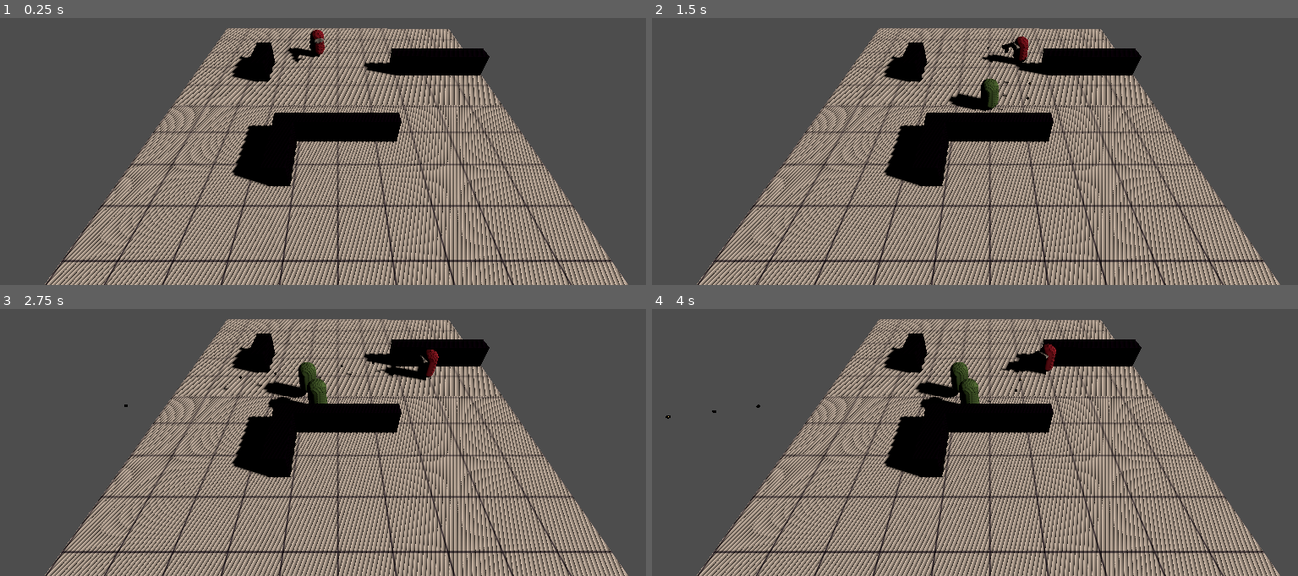
Above: before the commit, frames 1-4 (two rows, left to right).
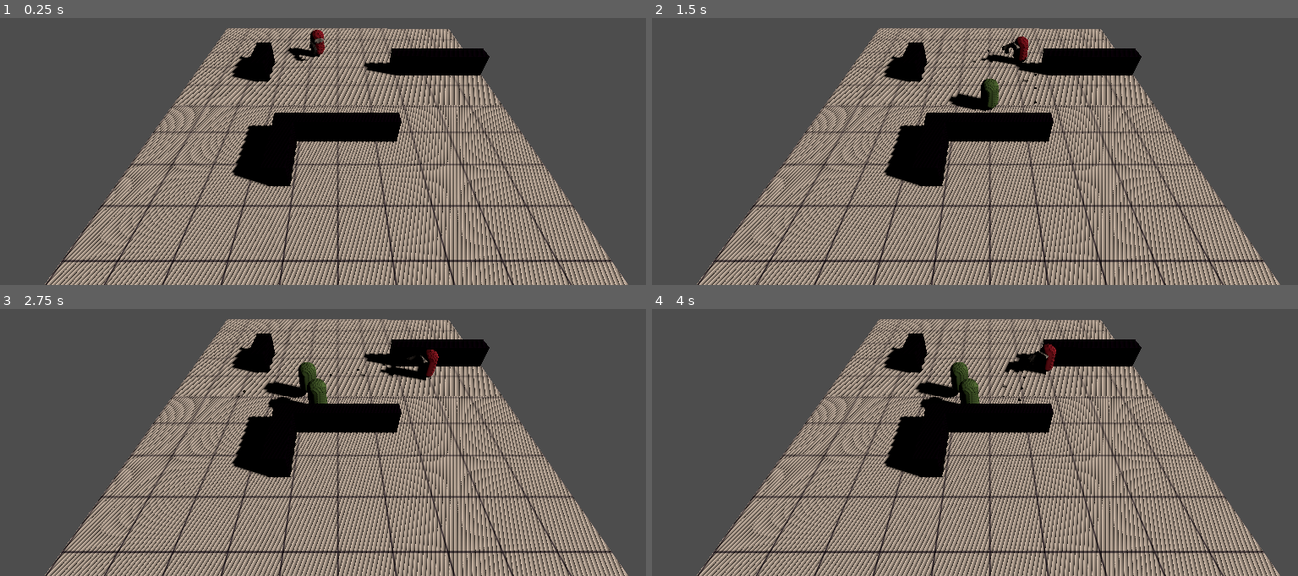
Above: after the commit, the same moments.

Repository: wukerplank/my_little_farm
Game: Godot game, scene res://Level/level.tscn
Same seed, same stepped clock (60 frames per second), same inputs: the game is played once before the commit and once after it. Before the commit the project starts from res://level.tscn.
Inputs (mouse positions are in pixels of both pictures, inside the frame that each line leads up to):
- Up to frame 1 (0.25 s): no input
- Up to frame 2 (1.5 s): tap Enter at 0.5 s; move the mouse to (1136, 76) at 0.52 s; press the mouse at (1136, 76) at 0.53 s; hold D (ui_right) 0.53-1.28 s; move the mouse to (852, 114) at 1.27 s; release the mouse at (852, 114) at 1.28 s; hold S (ui_down) from 1.28 s (still down); click (852, 114) at 1.35 s
- Up to frame 3 (2.75 s): move the mouse to (outside the picture) at 2.02 s; release S (ui_down) at 2.03 s; press the mouse at (outside the picture) at 2.03 s; hold D (ui_right) from 2.03 s (still down)
- Up to frame 4 (4 s): move the mouse to (955, 461) at 2.77 s; release D (ui_right) at 2.78 s; release the mouse at (955, 461) at 2.78 s; hold W (ui_up) 2.78-3.53 s; click (955, 461) at 2.85 s; move the mouse to (1194, 442) at 3.52 s; press the mouse at (1194, 442) at 3.53 s; hold A (ui_left) from 3.53 s (still down)

The runs differ from the first frame. In frame 1, less than 0.1% of the frame differs, in the area x 45-50%, y 8-17%; in frame 2, less than 0.1%; in frame 3, less than 0.1%, in the area x 19-64%, y 17-37%; in frame 4, less than 0.1%.
Error before the commit: Invalid call. Nonexistent function 'set_target_location' in base 'NavigationAgent3D'. (res://Enemy.gd:76)
Error after the commit: Invalid call. Nonexistent function 'set_target_location' in base 'NavigationAgent3D'. (res://Enemy/Enemy.gd:76)

Commit message:
Lesson 8: Loose Ends

Diff:
--- a/Enemy.tscn
+++ b/Enemy/Enemy.tscn
@@ -1,7 +1,7 @@
-[gd_scene load_steps=8 format=3 uid="uid://bnx21rfx2c026"]
+[gd_scene load_steps=8 format=3 uid="uid://bowrpr20qwkx5"]
 
-[ext_resource type="Script" path="res://Enemy.gd" id="1_ud0gt"]
-[ext_resource type="PackedScene" uid="uid://hy4p6ul3djkf" path="res://Stats.tscn" id="2_qel6i"]
+[ext_resource type="Script" path="res://Enemy/Enemy.gd" id="1_vbu2e"]
+[ext_resource type="PackedScene" path="res://Stats.tscn" id="2_hc5pf"]
 
 [sub_resource type="CapsuleMesh" id="CapsuleMesh_w4tdc"]
 
@@ -17,7 +17,7 @@
 [node name="Enemy" type="CharacterBody3D"]
 collision_layer = 4
 collision_mask = 5
-script = ExtResource("1_ud0gt")
+script = ExtResource("1_vbu2e")
 
 [node name="Body" type="MeshInstance3D" parent="."]
 transform = Transform3D(1, 0, 0, 0, 1, 0, 0, 0, 1, 0, 1, 0)
@@ -45,7 +45,7 @@
 [node name="PathUpdateTimer" type="Timer" parent="."]
 autostart = true
 
-[node name="Stats" parent="." instance=ExtResource("2_qel6i")]
+[node name="Stats" parent="." instance=ExtResource("2_hc5pf")]
 max_hit_points = 10
 
 [node name="AttackRadius" type="Area3D" parent="."]
--- /dev/null
+++ b/Level/LevelGrid.tres
@@ -0,0 +1,10 @@
+[gd_resource type="StandardMaterial3D" load_steps=2 format=3]
+
+[ext_resource type="Texture2D" path="res://Level/ground-grid.png" id="1_cbylw"]
+
+[resource]
+albedo_texture = ExtResource("1_cbylw")
+roughness = 0.3
+uv1_scale = Vector3(0.5, 0.5, 0.5)
+uv1_triplanar = true
+uv1_world_triplanar = true
--- a/level.tscn
+++ b/Level/level.tscn
@@ -1,11 +1,11 @@
-[gd_scene load_steps=9 format=3 uid="uid://3ovekprw4lpg"]
+[gd_scene load_steps=9 format=3]
 
 [ext_resource type="Script" path="res://main.gd" id="1_17tqw"]
-[ext_resource type="PackedScene" uid="uid://3pyoddi7wvtl" path="res://Player.tscn" id="2_o4unc"]
-[ext_resource type="Material" uid="uid://berjf0a63f6ml" path="res://LevelGrid.tres" id="4_ex1lc"]
-[ext_resource type="PackedScene" uid="uid://bnx21rfx2c026" path="res://Enemy.tscn" id="5_h66oa"]
-[ext_resource type="Script" path="res://Spawner.gd" id="5_tsm0c"]
-[ext_resource type="Script" path="res://Wave.gd" id="6_drcsy"]
+[ext_resource type="PackedScene" path="res://Player/Player.tscn" id="2_o4unc"]
+[ext_resource type="Material" path="res://Level/LevelGrid.tres" id="4_ex1lc"]
+[ext_resource type="PackedScene" uid="uid://bowrpr20qwkx5" path="res://Enemy/Enemy.tscn" id="5_h66oa"]
+[ext_resource type="Script" path="res://Spawning/Spawner.gd" id="5_tsm0c"]
+[ext_resource type="Script" path="res://Spawning/Wave.gd" id="6_drcsy"]
 
 [sub_resource type="NavigationMesh" id="NavigationMesh_ytvor"]
 vertices = PackedVector3Array(-2.54086, 0.382896, 8.94513, -2.54086, 0.382896, 6.19513, -3.54086, 0.382896, 6.19513, -6 …(2135 unchanged characters)…
@@ -45,6 +45,7 @@
 transform = Transform3D(0.999996, 0.00137622, -0.00234642, -0.00137545, 1, 0.000331524, 0.00234687, -0.00032831, 0.999998, 0, -0.05, 0)
 material_override = ExtResource("4_ex1lc")
 use_collision = true
+collision_layer = 9
 size = Vector3(20.0346, 0.1, 20.0627)
 
 [node name="Obstacle1" type="CSGBox3D" parent="Navigation"]
--- a/LevelGrid.tres
+++ /dev/null
@@ -1,10 +0,0 @@
-[gd_resource type="StandardMaterial3D" load_steps=2 format=3 uid="uid://berjf0a63f6ml"]
-
-[ext_resource type="Texture2D" uid="uid://uplt7p41sgjp" path="res://ground-grid.png" id="1_cbylw"]
-
-[resource]
-albedo_texture = ExtResource("1_cbylw")
-roughness = 0.3
-uv1_scale = Vector3(0.5, 0.5, 0.5)
-uv1_triplanar = true
-uv1_world_triplanar = true
--- a/Player.gd
+++ b/Player/Player.gd
@@ -10,7 +10,7 @@
 
 
 # Called every frame. 'delta' is the elapsed time since the previous frame.
-func _process(delta):
+func _physics_process(delta):
 	velocity = Vector3()
 
 	if Input.is_action_pressed("ui_right"):
--- a/Player.tscn
+++ b/Player/Player.tscn
@@ -1,8 +1,8 @@
-[gd_scene load_steps=9 format=3 uid="uid://3pyoddi7wvtl"]
+[gd_scene load_steps=9 format=3]
 
-[ext_resource type="Script" path="res://Player.gd" id="1_q2qap"]
-[ext_resource type="Script" path="res://GunController.gd" id="2_qc5gf"]
-[ext_resource type="PackedScene" uid="uid://b5vmn0idjiehr" path="res://gun.tscn" id="3_uw2tg"]
+[ext_resource type="Script" path="res://Player/Player.gd" id="1_q2qap"]
+[ext_resource type="Script" path="res://Weapons/GunController.gd" id="2_qc5gf"]
+[ext_resource type="PackedScene" path="res://Weapons/gun.tscn" id="3_uw2tg"]
 [ext_resource type="PackedScene" uid="uid://hy4p6ul3djkf" path="res://Stats.tscn" id="4_mwfgt"]
 
 [sub_resource type="CapsuleMesh" id="CapsuleMesh_jldcg"]
@@ -30,7 +30,7 @@
 skeleton = NodePath("../..")
 
 [node name="Hand" type="Marker3D" parent="Body"]
-transform = Transform3D(1, 0, 0, 0, 1, 0, 0, 0, 1, 0.515615, 0, -0.282145)
+transform = Transform3D(1.00295, 0, 0, 0, 1.00295, 0, 0, 0, 1.00295, 0.515615, 0, -0.282145)
 
 [node name="GunController" type="Node" parent="."]
 script = ExtResource("2_qc5gf")
--- a/Stats.gd
+++ b/Stats.gd
@@ -3,15 +3,14 @@
 class_name Stats
 
 @export var max_hit_points : int = 10
-var current_hit_points : int = max_hit_points
+@onready var current_hit_points : int = max_hit_points
 
 signal you_died_signal
 
 
 # Called when the node enters the scene tree for the first time.
 func _ready():
-	current_hit_points = max_hit_points
-
+	pass
 
 # Called every frame. 'delta' is the elapsed time since the previous frame.
 func _process(delta):
--- a/Bullet.tscn
+++ b/Weapons/Bullet.tscn
@@ -1,6 +1,6 @@
-[gd_scene load_steps=5 format=3 uid="uid://cev4gpe2f8e5n"]
+[gd_scene load_steps=5 format=3]
 
-[ext_resource type="Script" path="res://Bullet.gd" id="1_3fhtl"]
+[ext_resource type="Script" path="res://Weapons/Bullet.gd" id="1_3fhtl"]
 
 [sub_resource type="StandardMaterial3D" id="StandardMaterial3D_4kwi5"]
 albedo_color = Color(1, 0.882667, 0.56, 1)
@@ -10,8 +10,7 @@
 
 [sub_resource type="SphereMesh" id="SphereMesh_svlwn"]
 
-[sub_resource type="SphereShape3D" id="SphereShape3D_66pw8"]
-radius = 0.0744295
+[sub_resource type="SphereShape3D" id="SphereShape3D_2rpj0"]
 
 [node name="Bullet" type="Node3D"]
 script = ExtResource("1_3fhtl")
@@ -25,6 +24,7 @@
 collision_mask = 5
 
 [node name="CollisionShape3D" type="CollisionShape3D" parent="Area3D"]
-shape = SubResource("SphereShape3D_66pw8")
+transform = Transform3D(0.15, 0, 0, 0, 0.15, 0, 0, 0, 1, 0, 0, 0)
+shape = SubResource("SphereShape3D_2rpj0")
 
 [connection signal="body_entered" from="Area3D" to="." method="_on_area_3d_body_entered"]
--- a/gun.tscn
+++ b/Weapons/gun.tscn
@@ -1,12 +1,11 @@
-[gd_scene load_steps=5 format=3 uid="uid://b5vmn0idjiehr"]
+[gd_scene load_steps=5 format=3]
 
-[ext_resource type="Script" path="res://Gun.gd" id="1_3ve8k"]
-[ext_resource type="PackedScene" uid="uid://cev4gpe2f8e5n" path="res://Bullet.tscn" id="2_p1wwq"]
+[ext_resource type="Script" path="res://Weapons/Gun.gd" id="1_3ve8k"]
+[ext_resource type="PackedScene" path="res://Weapons/Bullet.tscn" id="2_p1wwq"]
 
 [sub_resource type="BoxMesh" id="BoxMesh_w6yi2"]
 
 [sub_resource type="StandardMaterial3D" id="StandardMaterial3D_1tsjj"]
-albedo_color = Color(0.196078, 0.196078, 0.196078, 1)
 metallic = 1.0
 metallic_specular = 0.61
 roughness = 0.32
--- a/main.gd
+++ b/main.gd
@@ -1,7 +1,7 @@
 extends Node3D
 
 @onready var player : Node3D = $Player
-
+@onready var player_hand : Node3D = $Player/Body/Hand
 
 var ray_origin = Vector3()
 var ray_target = Vector3()
@@ -30,6 +30,7 @@
 	var params = PhysicsRayQueryParameters3D.new()
 	params.from = ray_origin
 	params.to = ray_target
+	params.collision_mask = 8 # only collide with the ground mask
 	params.exclude = []
 	var intersection = space_state.intersect_ray(params)
 
@@ -37,3 +38,6 @@
 		var pos = intersection.position
 		var look_at_me = Vector3(pos.x, player.position.y ,pos.z)
 		player.look_at(look_at_me, Vector3.UP)
+		var distance_to_pointer = player_hand.global_transform.origin - look_at_me
+		if distance_to_pointer.length() > 3:
+			player_hand.look_at(look_at_me, Vector3.UP)
--- a/project.godot
+++ b/project.godot
@@ -12,12 +12,12 @@
 "base": "CharacterBody3D",
 "class": &"Enemy",
 "language": &"GDScript",
-"path": "res://Enemy.gd"
+"path": "res://Enemy/Enemy.gd"
 }, {
 "base": "Node",
 "class": &"EnemyWave",
 "language": &"GDScript",
-"path": "res://Wave.gd"
+"path": "res://Spawning/Wave.gd"
 }, {
 "base": "Node",
 "class": &"Stats",
@@ -33,7 +33,7 @@
 [application]
 
 config/name="My Little Farm"
-run/main_scene="res://level.tscn"
+run/main_scene="res://Level/level.tscn"
 config/features=PackedStringArray("4.0", "Vulkan Mobile")
 config/icon="res://icon.png"
 
@@ -74,6 +74,7 @@
 3d_physics/layer_1="World"
 3d_physics/layer_2="Player"
 3d_physics/layer_3="Enemy"
+3d_physics/layer_4="Ground"
 
 [rendering]
 
Renamed: Enemy.gd -> Enemy/Enemy.gd
Renamed: ground-grid.png -> Level/ground-grid.png
Not shown, changed: Level/ground-grid.png.import
Renamed: Spawner.gd -> Spawning/Spawner.gd
Renamed: Wave.gd -> Spawning/Wave.gd
Renamed: Bullet.gd -> Weapons/Bullet.gd
Renamed: Gun.gd -> Weapons/Gun.gd
Renamed: GunController.gd -> Weapons/GunController.gd
